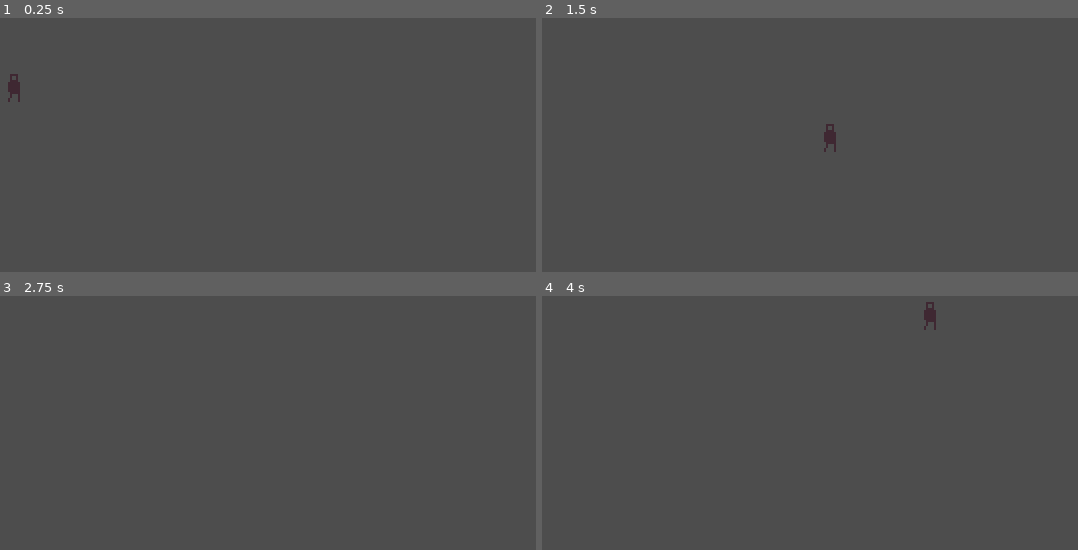
Above: before the commit, frames 1-4 (two rows, left to right).
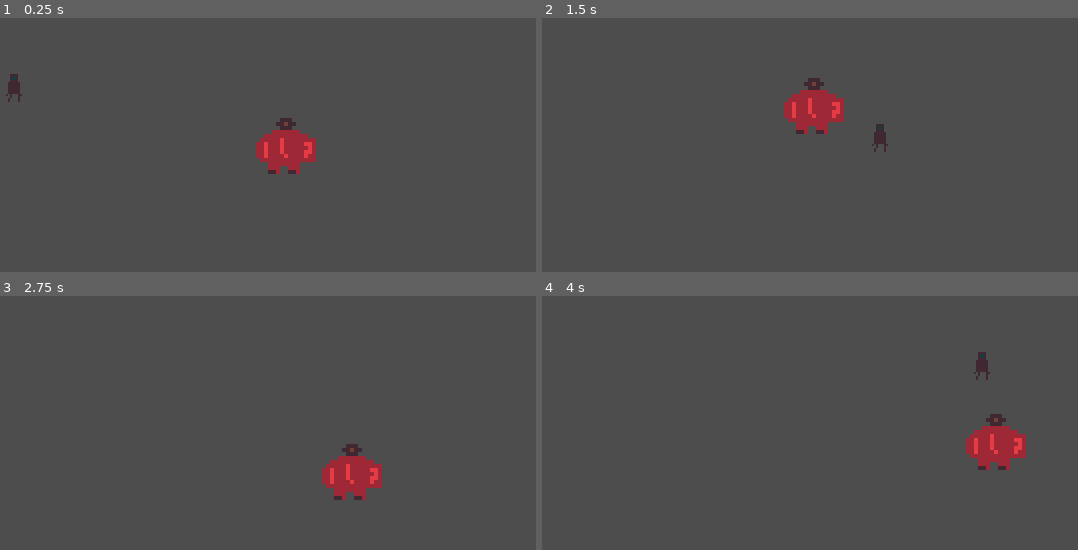
Above: after the commit, the same moments.

Repository: sthoni/godot-wild-jam-86
Game: Godot game, scene res://world/arena.tscn
Two runs of this game, one before a commit and one after it. Both use one fixed random seed, a clock stepped at 60 frames per second and the inputs below. The project has no main scene, so this scene is started directly.
Inputs:
- Up to frame 1 (0.25 s): no input
- Up to frame 2 (1.5 s): hold D (move_right) 0.53-1.28 s; tap Space (dash) at 0.6, 1.35 s; hold S (move_down) from 1.28 s (still down)
- Up to frame 3 (2.75 s): release S (move_down) at 2.03 s; hold D (move_right) from 2.03 s (still down); tap Space (dash) at 2.1 s
- Up to frame 4 (4 s): release D (move_right) at 2.78 s; hold W (move_up) 2.78-3.53 s; tap Space (dash) at 2.85, 3.6 s; hold A (move_left) from 3.53 s (still down)

The runs differ from the first frame. In frame 1, 1.6% of the frame differs, in the area x 1-59%, y 22-62%; in frame 2, 1.9%; in frame 3, 1.6%; in frame 4, 2.0%, in the area x 71-91%, y 2-69%.

Commit message:
Add Mob enemy that chases player
- Implement simple seek behavior via "players" group
- Add mob sprites and import files
- Add mob scene and spawn it in arena
- Put Player in "players" group; adjust collision/motion
- Tune dash: cooldown 1.0s, multiplier 10x
- Define physics layer names in project settings

Diff:
--- /dev/null
+++ b/enemy/mob.gd
@@ -0,0 +1,14 @@
+class_name Mob extends CharacterBody2D
+
+@export var speed := 50.0
+@export var health := 50
+
+func _physics_process(delta: float) -> void:
+	var player = get_tree().get_first_node_in_group("players")
+	if player:
+		var direction = player.position - position
+		direction = direction.normalized()
+		velocity = direction * speed
+	else:
+		velocity = Vector2.ZERO
+	move_and_slide()
--- /dev/null
+++ b/enemy/mob.tscn
@@ -0,0 +1,40 @@
+[gd_scene load_steps=6 format=3 uid="uid://mk61jdnlqqck"]
+
+[ext_resource type="Texture2D" uid="uid://wi664a6xgtk2" path="res://assets/sprites/mob.png" id="1_kgc2d"]
+[ext_resource type="Script" uid="uid://c4duto1hl4kx3" path="res://enemy/mob.gd" id="1_rwdny"]
+
+[sub_resource type="SpriteFrames" id="SpriteFrames_ots1e"]
+animations = [{
+"frames": [{
+"duration": 1.0,
+"texture": ExtResource("1_kgc2d")
+}],
+"loop": true,
+"name": &"default",
+"speed": 5.0
+}]
+
+[sub_resource type="CircleShape2D" id="CircleShape2D_kgc2d"]
+radius = 5.0
+
+[sub_resource type="CapsuleShape2D" id="CapsuleShape2D_kgc2d"]
+radius = 13.0
+
+[node name="Mob" type="CharacterBody2D"]
+collision_layer = 2
+collision_mask = 4
+motion_mode = 1
+script = ExtResource("1_rwdny")
+metadata/_edit_horizontal_guides_ = [-22.0]
+
+[node name="AnimatedSprite2D" type="AnimatedSprite2D" parent="."]
+position = Vector2(1, 1)
+sprite_frames = SubResource("SpriteFrames_ots1e")
+
+[node name="CollisionShape2D" type="CollisionShape2D" parent="."]
+position = Vector2(0, 14)
+shape = SubResource("CircleShape2D_kgc2d")
+
+[node name="HitBox" type="CollisionShape2D" parent="."]
+position = Vector2(0, 3)
+shape = SubResource("CapsuleShape2D_kgc2d")
--- a/player/Player.tscn
+++ b/player/Player.tscn
@@ -17,11 +17,13 @@
 "speed": 5.0
 }]
 
-[node name="Player" type="CharacterBody2D"]
+[node name="Player" type="CharacterBody2D" groups=["players"]]
+collision_mask = 4
+motion_mode = 1
 script = ExtResource("1_3c3w1")
 
 [node name="CollisionShape2D" type="CollisionShape2D" parent="."]
-position = Vector2(-1, 11)
+position = Vector2(-1, 7)
 shape = SubResource("CircleShape2D_wnvi2")
 
 [node name="AnimatedSprite2D" type="AnimatedSprite2D" parent="."]
--- a/player/player.gd
+++ b/player/player.gd
@@ -2,8 +2,10 @@
 
 @export var speed := 150.0
 @export var ground_friction_factor := 20.0
-@export var dash_cooldown := 2.0
-@export var dash_multiplier := 5.0
+@export var dash_cooldown := 1.0
+@export var dash_multiplier := 10.0
+
+# Zweiter Dash einbauen. Einfach Code kopieren und Dash für Dash abarbeiten.
 
 @onready var dash_cooldown_timer := Timer.new()
 
--- a/project.godot
+++ b/project.godot
@@ -20,6 +20,10 @@
 window/size/viewport_height=180
 window/stretch/mode="viewport"
 window/stretch/scale_mode="integer"
+
+[global_group]
+
+players=""
 
 [input]
 
@@ -54,6 +58,13 @@
 ]
 }
 
+[layer_names]
+
+2d_physics/layer_1="Player"
+2d_physics/layer_2="Enemy"
+2d_physics/layer_3="World"
+2d_physics/layer_4="Item"
+
 [rendering]
 
 textures/canvas_textures/default_texture_filter=0
--- a/world/arena.tscn
+++ b/world/arena.tscn
@@ -1,11 +1,15 @@
-[gd_scene load_steps=2 format=3 uid="uid://epe3e6d2h8k4"]
+[gd_scene load_steps=3 format=3 uid="uid://epe3e6d2h8k4"]
 
 [ext_resource type="PackedScene" uid="uid://dchw5dkkbkaiu" path="res://player/Player.tscn" id="1_5fvor"]
+[ext_resource type="PackedScene" uid="uid://mk61jdnlqqck" path="res://enemy/mob.tscn" id="2_24q8b"]
 
 [node name="Arena" type="Node2D"]
 
+[node name="Camera2D" type="Camera2D" parent="."]
+anchor_mode = 0
+
+[node name="Mob" parent="." instance=ExtResource("2_24q8b")]
+position = Vector2(207, 116)
+
 [node name="Player" parent="." instance=ExtResource("1_5fvor")]
 position = Vector2(60, 87)
-
-[node name="Camera2D" type="Camera2D" parent="."]
-anchor_mode = 0
Binary file added: assets/sprites/mob.aseprite
Binary file added: assets/sprites/mob.png
Not shown, added: assets/sprites/mob.png.import
Binary file changed: assets/sprites/player.aseprite
Binary file changed: assets/sprites/player.png
Not shown, added: enemy/mob.gd.uid
